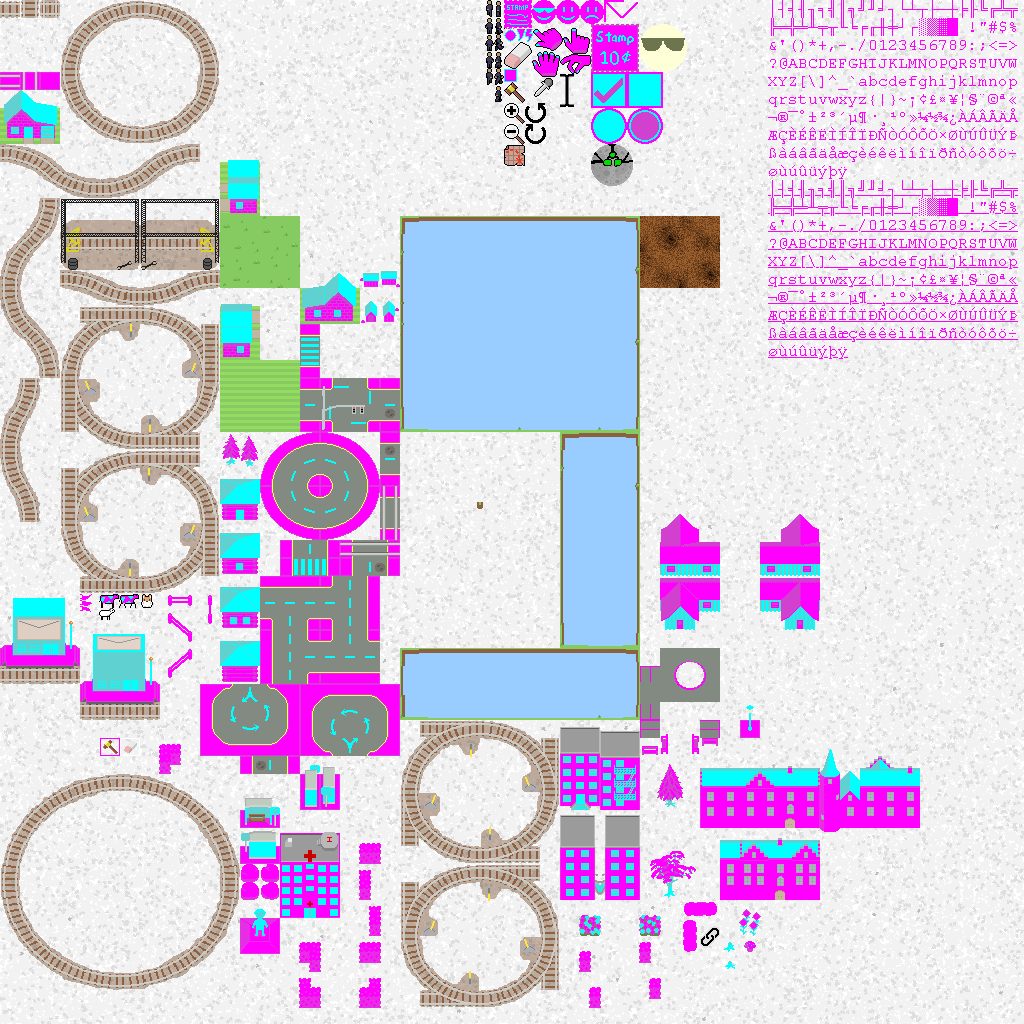
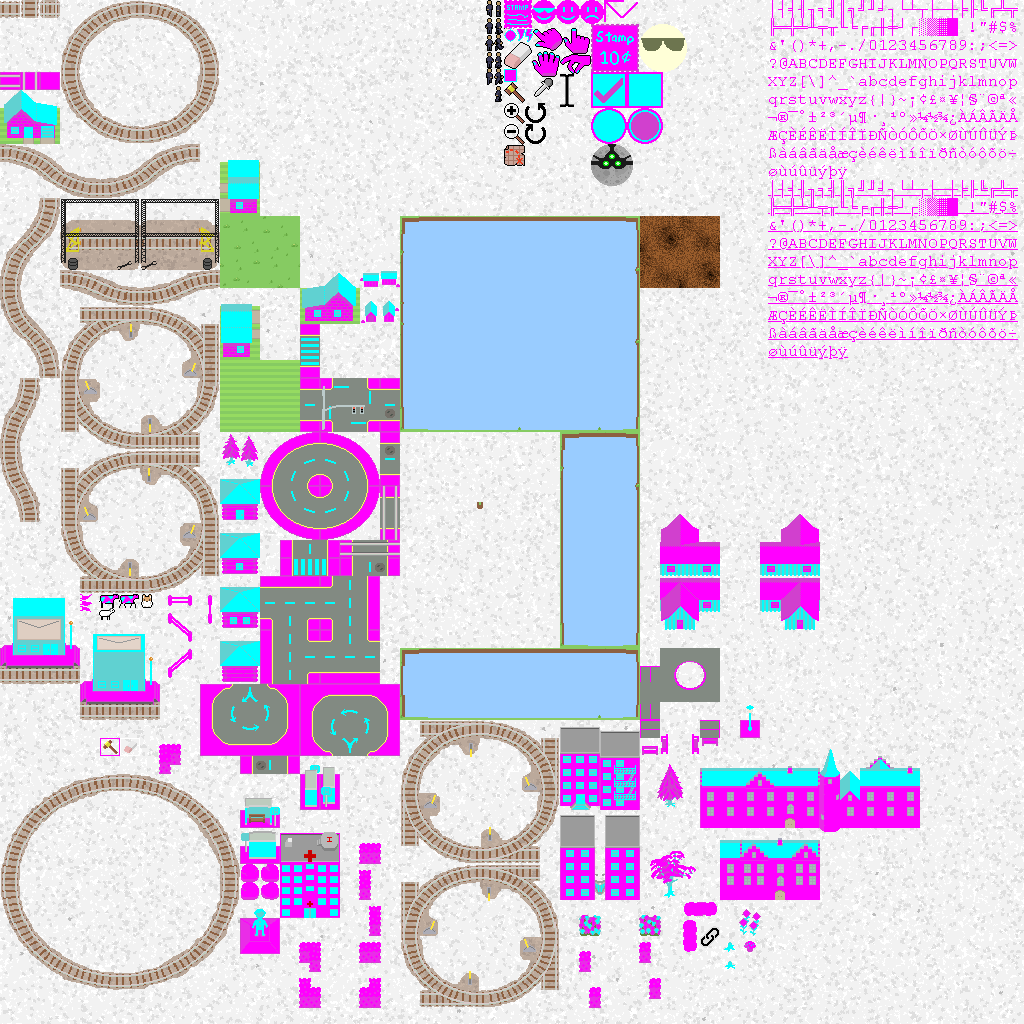
Layer changes from the first 1024 x 1024 image to the second:
painted on "Pasted Layer #3" over [591, 144, 633, 169]
